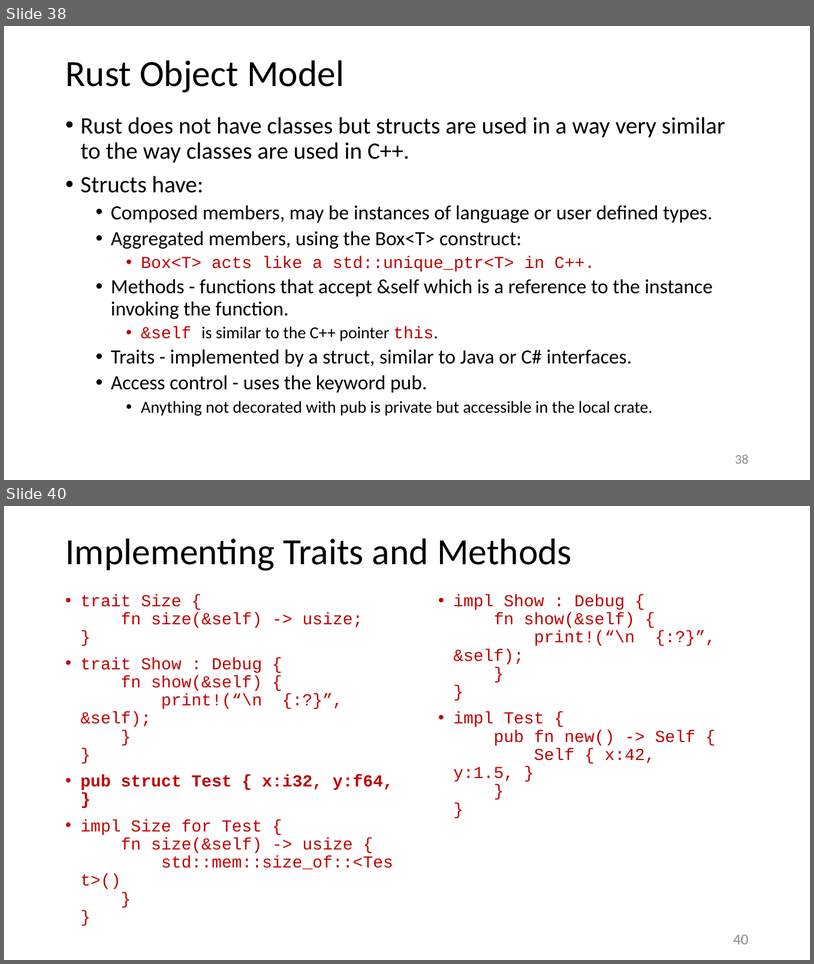
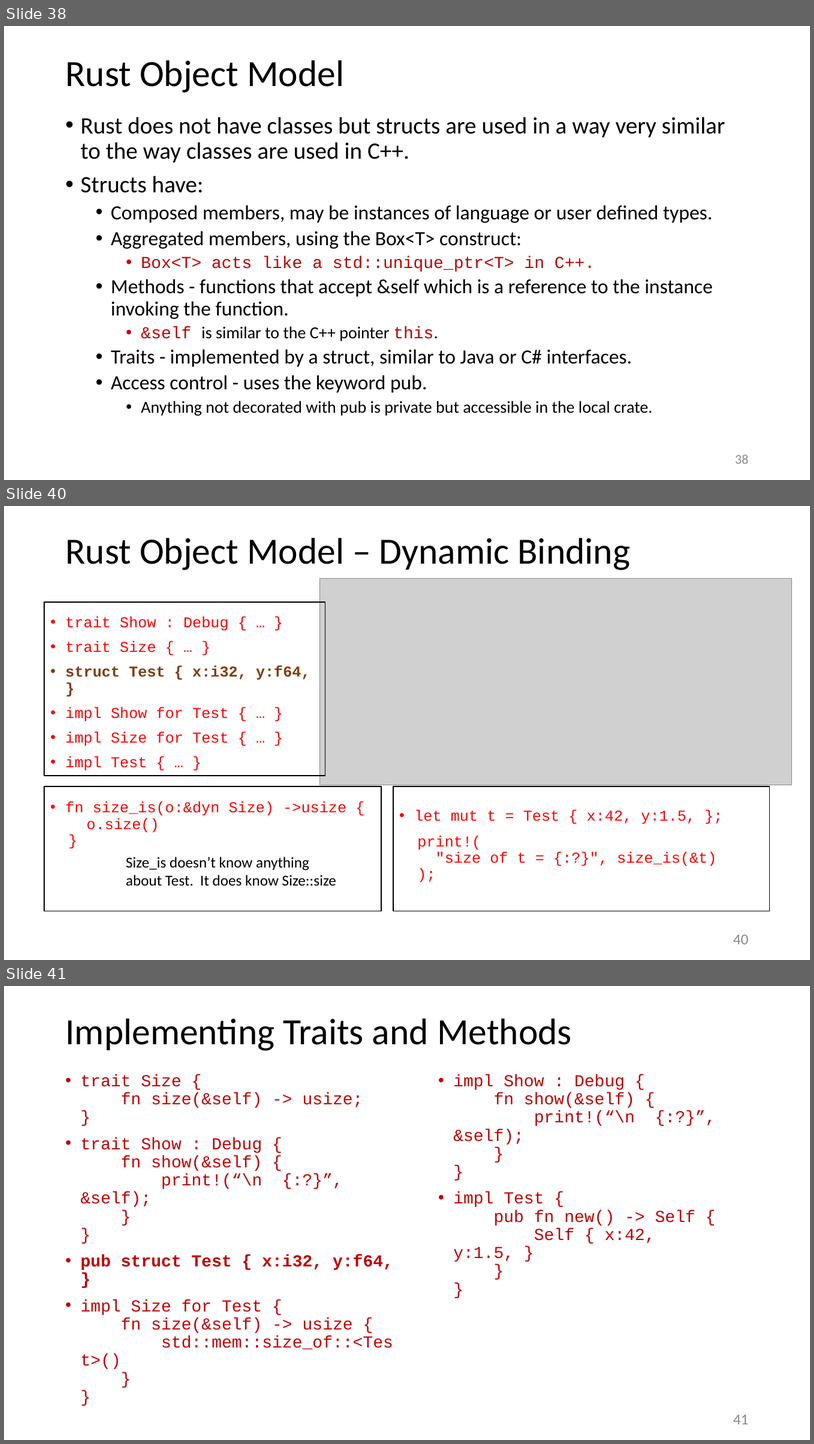
Before and after one commit to JimFawcett/JimFawcett.github.io, a slide deck: Resources/RustModels.pptx. Shown one above the other, each under a label of ours: slides 38 and 40 before the commit, slides 38, 40 and 41 after it; the slides between them are not shown. The pictures are 814x964 and 814x1444 pixels, drawn with LibreOffice and Linux fonts; fonts in the diff are those of the drawing; grey boxes stand for pictures. Boxes give left, top, right and bottom in pixels: in the first picture for what was removed or moved away, otherwise in the second. Text is boxed around its words. In the diff, an @@ line names an element or a change of style, - is before the commit and + after.

Commit message:
added content to RustModels.pptx

```diff
--- a/Resources/RustModels.pptx
+++ b/Resources/RustModels.pptx
@@ slide 40 added at box(4, 506, 810, 960), background #FFFFFF @@
@@ title added at box(65, 538, 630, 570), 44 pt, text #000000 @@
+Rust Object Model – Dynamic Binding
@@ picture added at box(320, 578, 793, 784) @@
@@ text added at box(45, 602, 325, 776), outline #000000 1 pt, 18 pt, text #FF0000 @@
+• trait Show : Debug { … }
+• trait Size { … }
+• struct Test { x:i32, y:f64, }
+• impl Show for Test { … }
+• impl Size for Test { … }
+• impl Test { … }
@@ rectangle added at box(45, 787, 382, 912), outline #000000 1 pt, 18 pt, text #FF0000 @@
+• fn size_is(o:&dyn Size) ->usize {
+o.size()
+}
@@ rectangle added at box(393, 787, 770, 912), outline #000000 1 pt, 18 pt, text #FF0000 @@
+• let mut t = Test { x:42, y:1.5, };
+print!(
+"size of t = {:?}", size_is(&t)
+);
@@ text added at box(126, 856, 336, 886), 18 pt, text #000000 @@
+Size_is doesn’t know anything about Test. It does know Size::size
@@ page number added at box(734, 934, 749, 944), 18 pt, text #8C8C8C @@
+40
@@ what was slide 40 is now slide 41 @@
@@ page number at box(734, 1414, 749, 1424): text changed @@
-40
+41
```
Also in this commit, not shown: 8 slides changed, 1 other slide added, 1 slide removed, 8 other files.
